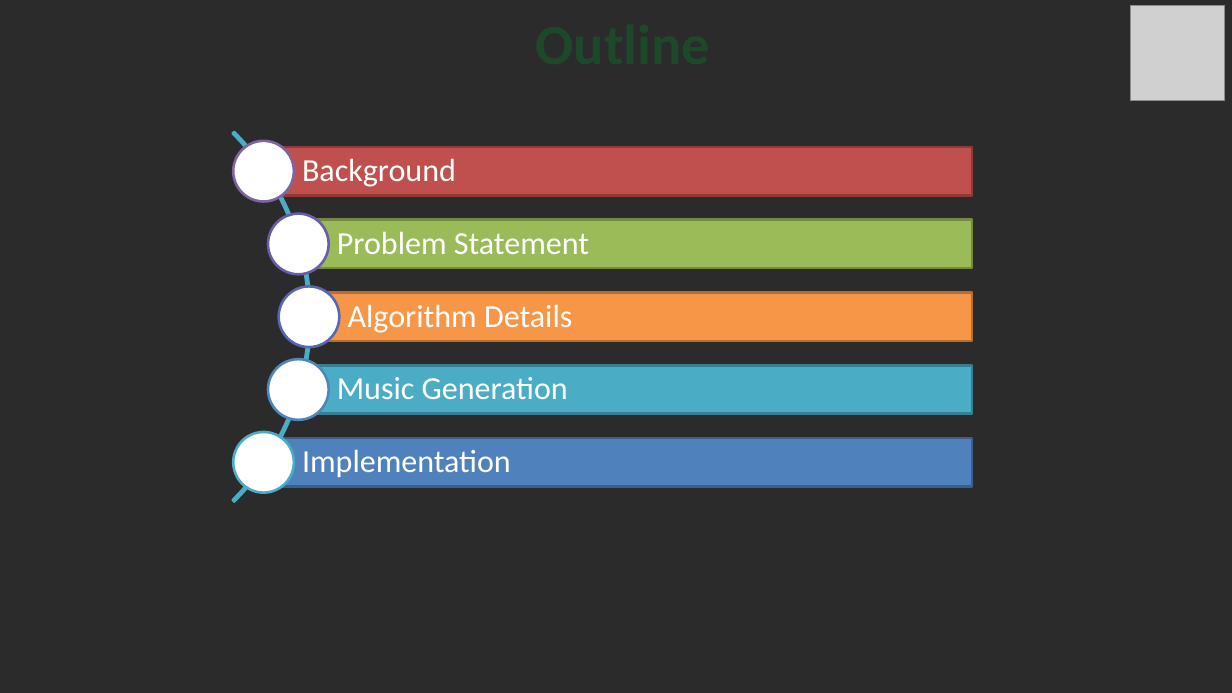
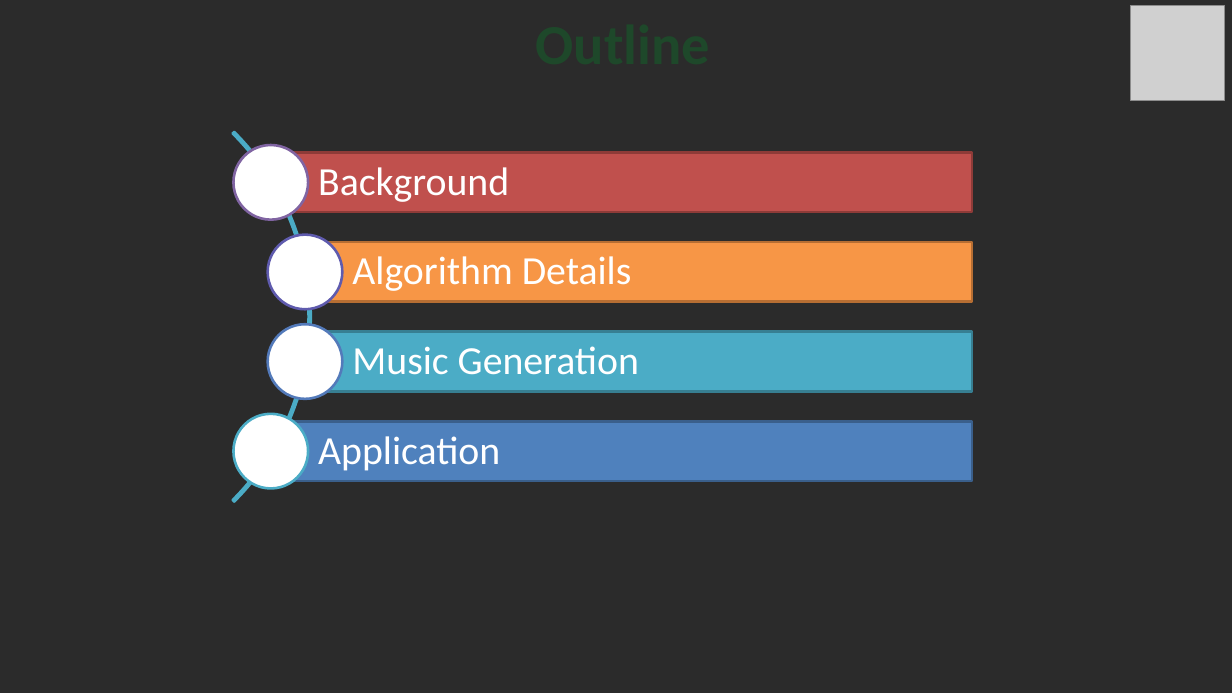
Before and after one commit to jaorduz/IntroQuantumCompu, a slide deck: slide 2 of projectStudent/QuanTune_Islam_Rahman/Quantune-Agm-Shahidur.pptx. Drawn at 1232x693 pixels with LibreOffice and Linux fonts; fonts in the diff are those of the drawing; grey boxes stand for pictures; background and template pictures are left out; a plain dark background stands for a picture behind light text. Boxes give left, top, right and bottom in pixels: in the first picture for what was removed or moved away, otherwise in the second. Text is boxed around its words. In the diff, an @@ line names an element or a change of style, - is before the commit and + after.

```diff
--- a/projectStudent/QuanTune_Islam_Rahman/Quantune-Agm-Shahidur.pptx
+++ b/projectStudent/QuanTune_Islam_Rahman/Quantune-Agm-Shahidur.pptx
@@ ellipse: place and size @@
-ellipse at <box>233,140,294,201</box>
+ellipse at <box>234,145,309,220</box>
@@ text "Background": place and size @@
-text "Background" at <box>302,158,456,187</box>
+text "Background" at <box>318,167,509,202</box>
@@ rectangle: place and size @@
-rectangle at <box>263,147,972,196</box>
+rectangle at <box>271,152,972,213</box>
@@ ellipse: place and size @@
-ellipse at <box>268,213,329,274</box>
+ellipse at <box>268,235,343,310</box>
@@ ellipse at <box>268,235,343,310</box>: outline #685DAB 2 pt to #5F5BAE 2 pt @@
@@ size 25 to 31 pt; more space between paragraphs in 3 elements at <box>318,167,509,202</box>, <box>352,346,639,375</box>, <box>352,256,632,291</box> @@
@@ text "Algorithm Details": place and size @@
-text "Algorithm Details" at <box>348,304,572,333</box>
+text "Algorithm Details" at <box>352,256,632,291</box>
@@ rectangle: place and size @@
-rectangle at <box>309,293,972,342</box>
+rectangle at <box>305,242,972,302</box>
@@ ellipse: place and size @@
-ellipse at <box>268,360,329,421</box>
+ellipse at <box>268,324,343,399</box>
@@ ellipse at <box>268,324,343,399</box>: outline #5185BD 2 pt to #537ABA 2 pt @@
@@ text "Music Generation": place and size @@
-text "Music Generation" at <box>337,377,568,399</box>
+text "Music Generation" at <box>352,346,639,375</box>
@@ rectangle: place and size @@
-rectangle at <box>299,365,972,414</box>
+rectangle at <box>305,332,972,392</box>
@@ ellipse: place and size @@
-ellipse at <box>233,433,294,494</box>
+ellipse at <box>234,414,309,489</box>
@@ rectangle: place and size @@
-rectangle at <box>263,438,972,487</box>
+rectangle at <box>271,421,972,482</box>
@@ group removed at <box>279,220,972,477</box>: 2 texts, 1 rectangle, 1 ellipse @@
-Problem Statement
-Implementation
@@ text added at <box>318,436,500,471</box>, 31 pt, text #FFFFFF @@
+Application
```
Also in this commit, not shown: 2 other slides changed, 3 other files.
